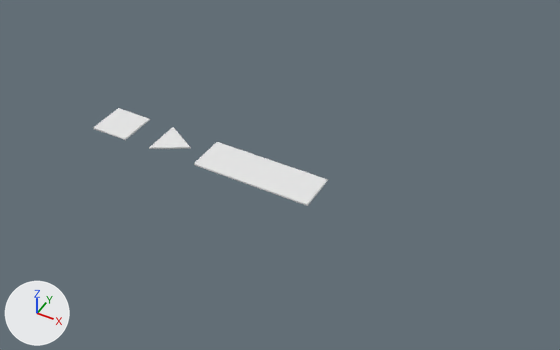
Before and after pictures for a commit that changed the Blender file Carpenter.blend.
Rendered twice from a camera (50 mm lens) standing at (11.25, -12.04, 11.11) and looking at (4.92, -0.71, 0.74). The lights are fixed; the arrows at lower left show +X, +Y and +Z.

In view in the first picture: 'Plank', 'Square', 'Tri'.
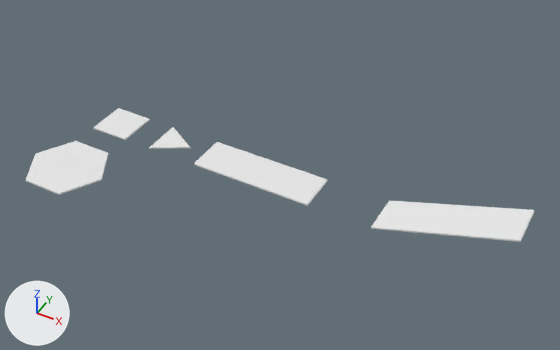
Where the change shows, as pixel boxes [x1, y1, x2, y2] in the pictures (560 x 350 px):
'Ramp', added
    after: [371, 200, 535, 242]
'Hex', added
    after: [26, 141, 109, 195]

Diff of the bpy script that builds the scene:
```diff
--- a/Carpenter.blend.py
+++ b/Carpenter.blend.py
@@ me_cube_004 @@
+me_cube_004.from_pydata([(1.5, 0.5, 1.0), (1.5, -0.5, 1.0), (-1.5, -0.5, 0.0), (-1.5, 0.5, 0.0)], [], [(0, 3, 2, 1)])
+me_cube_004.materials.append(mat_material)  # white #e7e7e7
@@ me_cube_005 @@
+me_cube_005.from_pydata([(-0.5, -0.86, 0.0), (0.5, -0.86, 0.0), (1.0, 0.0, 0.0), (0.5, 0.86, 0.0), (-0.5, 0.86, 0.0), (-1.0, 0.0, 0.0)], [], [(1, 2, 3, 4, 5, 0)])
+me_cube_005.materials.append(mat_material)  # white #e7e7e7
@@ ob_ramp @@
+ob_ramp = bpy.data.objects.new('Ramp', me_cube_004)
+ob_ramp.location = (8.5, 0.0, 0.0)
+_m = ob_ramp.modifiers.new('Solidify', 'SOLIDIFY')
+_m.thickness = 0.05
+_m.nonmanifold_thickness_mode = 'FIXED'
+_m.nonmanifold_merge_threshold = 0.0003
+_m = ob_ramp.modifiers.new('Bevel', 'BEVEL')
+_m.width = 0.01
+_m.width_pct = 0.01
+_m.limit_method = 'NONE'
+_m.spread = 0.0
@@ ob_hex @@
+ob_hex = bpy.data.objects.new('Hex', me_cube_005)
+ob_hex.location = (0.0, -2.0, 0.0)
+_m = ob_hex.modifiers.new('Solidify', 'SOLIDIFY')
+_m.thickness = 0.05
+_m.nonmanifold_thickness_mode = 'FIXED'
+_m.nonmanifold_merge_threshold = 0.0003
+_m = ob_hex.modifiers.new('Bevel', 'BEVEL')
+_m.width = 0.01
+_m.width_pct = 0.01
+_m.limit_method = 'NONE'
+_m.spread = 0.0
```
